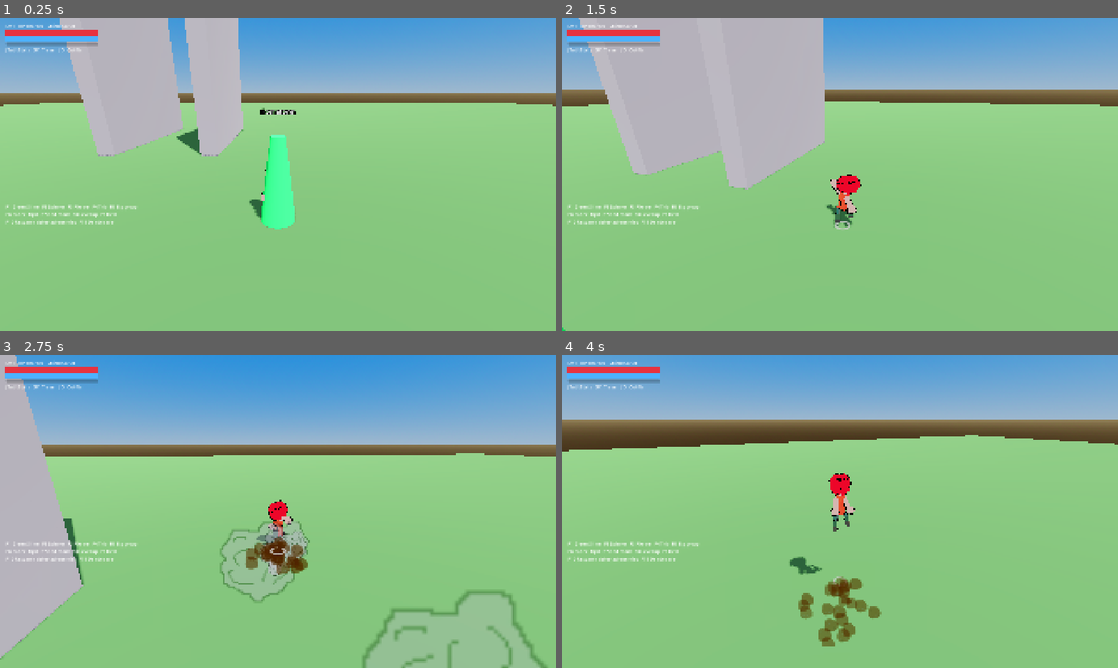
Above: before the commit, frames 1-4 (two rows, left to right).
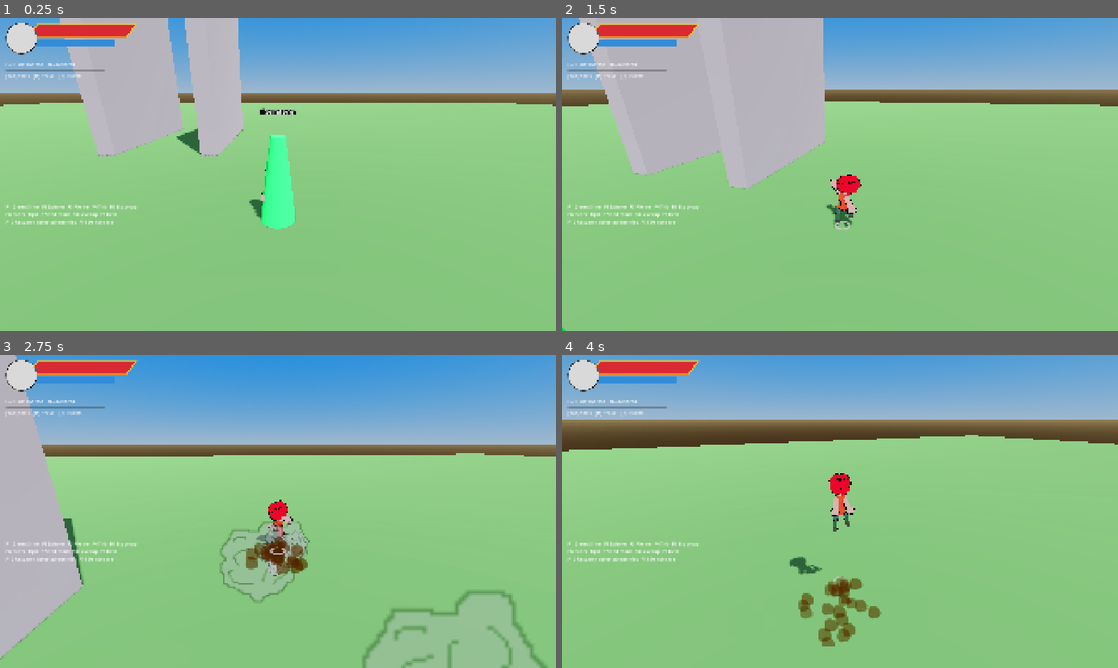
Above: after the commit, the same moments.

Repository: doggoanim/Krits
Game: Godot game, scene res://main.tscn
The game is run twice, just before and just after one commit, with the same random seed, the same clock (stepped at 60 frames per second) and the same inputs.
Inputs (mouse positions are in pixels of both pictures, inside the frame that each line leads up to):
- Up to frame 1 (0.25 s): no input
- Up to frame 2 (1.5 s): tap Enter at 0.5 s; move the mouse to (867, 174) at 0.52 s; hold Ctrl (crouch_pound) 0.53-1.28 s; hold W (move_forward) from 0.53 s (still down); tap Space (jump) at 0.77 s; move the mouse to (812, 174) at 1.27 s; tap E (interact) at 1.35 s
- Up to frame 3 (2.75 s): keep holding W (move_forward); tap Space (jump) at 1.52 s; move the mouse to (289, 505) at 2.02 s; hold Shift (roll_dive) from 2.03 s (still down)
- Up to frame 4 (4 s): keep holding W (move_forward); move the mouse to (834, 517) at 2.77 s; release Shift (roll_dive) at 2.78 s; tap Ctrl (crouch_pound) at 2.85 s; tap Space (jump) at 3.02, 3.77 s; move the mouse to (878, 514) at 3.52 s; tap E (interact) at 3.6 s

The runs differ from the first frame. In frame 1, 1.8% of the frame differs, in the area x 0-25%, y 1-20%; in frame 2, 1.7%; in frame 3, 1.7%; in frame 4, 1.8%.

Commit message:
Rebuild HUD meter cluster to match the stylized HP/shield/stamina design
Adds two small reusable drawing widgets under ui/widgets/: SlantedBar (a
parallelogram or, with skew=0, a plain rectangle meter that can render as
a solid fill or an outline-only frame) and PortraitSlot (a placeholder
circular portrait). The HUD now layers these into the reference layout:
a grey portrait circle capping a slanted red HP bar, a yellow outline
around it standing in for shield (it shares the HP bar's rect/skew, so
it visually burns down from the right as shield drains), and a plain
rectangular blue bar below for stamina (unused for now, reserved for
future abilities). Level/XP/hint/combo stay plain Godot controls for a
later pass, per scope.

Co-Authored-By: Claude Sonnet 5 <noreply@anthropic.com>
Claude-Session: https://claude.ai/code/session_01TYpdm1jACUqsWG6yyTxbgm

Diff:
--- a/ui/hud.gd
+++ b/ui/hud.gd
@@ -1,27 +1,97 @@
 class_name Hud
 extends Control
-## Health / shield / XP bars, level and combo counter.
+## Player meter cluster (portrait, HP, shield frame, stamina — custom-drawn,
+## see ui/widgets/) plus level, XP, the control hint and the combo counter,
+## which stay plain Godot controls until a later design pass.
 
-var _hp: ProgressBar
-var _shield: ProgressBar
+## -- Meter cluster layout -------------------------------------------------
+const PORTRAIT_POS := Vector2(20.0, 16.0)
+const PORTRAIT_SIZE := 108.0
+
+const BAR_SKEW := 34.0           ## horizontal lean shared by the HP bar and its shield frame
+const HP_POS := Vector2(96.0, 22.0)   ## overlaps the portrait's right half, like the reference
+const HP_SIZE := Vector2(340.0, 46.0)
+const SHIELD_OUTLINE_WIDTH := 4.0
+
+const STAMINA_POS := Vector2(96.0, 72.0)
+const STAMINA_SIZE := Vector2(300.0, 26.0)
+
+const TRACK_COLOR := Color(0.12, 0.12, 0.14, 0.85)
+const HP_COLOR := Color(0.85, 0.16, 0.2)
+const SHIELD_COLOR := Color(0.95, 0.78, 0.15)
+const STAMINA_COLOR := Color(0.2, 0.55, 0.85)
+
+const READOUT_POS := Vector2(20.0, 150.0)
+const READOUT_WIDTH := 340.0
+
+var _hp_fill: SlantedBar
+var _shield_outline: SlantedBar
+var _stamina_fill: SlantedBar
+
+var _level: Label
 var _xp: ProgressBar
-var _level: Label
+var _hint: Label
 var _combo: Label
-var _hint: Label
 
 func _ready() -> void:
 	set_anchors_preset(Control.PRESET_FULL_RECT)
 	mouse_filter = Control.MOUSE_FILTER_IGNORE
+
+	_build_meter_cluster()
+	_build_legacy_readout()
+
+	Events.player_damaged.connect(func(_a, _b): _refresh())
+	Events.stats_changed.connect(_refresh)
+	Events.combo_changed.connect(_on_combo)
+	_refresh()
+
+func _process(_delta: float) -> void:
+	_refresh()   # shield recharges every frame
+
+## Builds the stylized HP/shield/stamina cluster. Each meter is a stack of
+## SlantedBar instances sharing one rect: a static full-width track behind,
+## then the live value on top — the shield frame is a third layer, outline
+## only, sharing the HP bar's rect/skew so it reads as a frame around it.
+func _build_meter_cluster() -> void:
+	_make_bar(HP_POS, HP_SIZE, BAR_SKEW, TRACK_COLOR)
+	_hp_fill = _make_bar(HP_POS, HP_SIZE, BAR_SKEW, HP_COLOR)
+	_shield_outline = _make_bar(HP_POS, HP_SIZE, BAR_SKEW, SHIELD_COLOR)
+	_shield_outline.outline_only = true
+	_shield_outline.outline_width = SHIELD_OUTLINE_WIDTH
+
+	_make_bar(STAMINA_POS, STAMINA_SIZE, 0.0, TRACK_COLOR)
+	_stamina_fill = _make_bar(STAMINA_POS, STAMINA_SIZE, 0.0, STAMINA_COLOR)
+
+	# Drawn last so the circle sits on top, capping the bars' left ends the
+	# way the reference shows them emerging from behind the portrait.
+	var portrait := PortraitSlot.new()
+	portrait.position = PORTRAIT_POS
+	portrait.size = Vector2.ONE * PORTRAIT_SIZE
+	add_child(portrait)
+
+func _make_bar(pos: Vector2, sz: Vector2, skew: float, color: Color) -> SlantedBar:
+	var b := SlantedBar.new()
+	b.position = pos
+	b.size = sz
+	b.skew = skew
+	b.fill_color = color
+	add_child(b)
+	return b
+
+func _build_legacy_readout() -> void:
 	var box := VBoxContainer.new()
-	box.position = Vector2(20, 16)
-	box.custom_minimum_size = Vector2(320, 0)
+	box.position = READOUT_POS
+	box.custom_minimum_size = Vector2(READOUT_WIDTH, 0.0)
 	add_child(box)
 	_level = Label.new()
 	box.add_child(_level)
-	_hp = _bar(box, Color(0.9, 0.2, 0.25))
-	_shield = _bar(box, Color(0.3, 0.7, 1.0))
-	_xp = _bar(box, Color(0.9, 0.8, 0.2))
-	_xp.custom_minimum_size.y = 8
+	_xp = ProgressBar.new()
+	_xp.show_percentage = false
+	_xp.custom_minimum_size = Vector2(READOUT_WIDTH, 8.0)
+	var xp_fill := StyleBoxFlat.new()
+	xp_fill.bg_color = Color(0.9, 0.8, 0.2)
+	_xp.add_theme_stylebox_override("fill", xp_fill)
+	box.add_child(_xp)
 	_hint = Label.new()
 	box.add_child(_hint)
 
@@ -31,30 +101,17 @@
 	_combo.position = Vector2(-60, 40)
 	add_child(_combo)
 
-	Events.player_damaged.connect(func(_a, _b): _refresh())
-	Events.stats_changed.connect(_refresh)
-	Events.combo_changed.connect(_on_combo)
-	_refresh()
-
-func _bar(parent: Node, col: Color) -> ProgressBar:
-	var b := ProgressBar.new()
-	b.show_percentage = false
-	b.custom_minimum_size = Vector2(320, 18)
-	var fill := StyleBoxFlat.new()
-	fill.bg_color = col
-	b.add_theme_stylebox_override("fill", fill)
-	parent.add_child(b)
-	return b
-
-func _process(_delta: float) -> void:
-	_refresh()   # shield recharges every frame
-
 func _refresh() -> void:
 	var s := Game.stats
-	_hp.max_value = s.max_hp()
-	_hp.value = s.hp
-	_shield.max_value = s.max_shield()
-	_shield.value = s.shield
+	_hp_fill.max_value = s.max_hp()
+	_hp_fill.value = s.hp
+	_shield_outline.max_value = s.max_shield()
+	_shield_outline.value = s.shield
+	# Stamina has no gameplay source yet (reserved for future abilities) —
+	# shown full until something drains it.
+	_stamina_fill.max_value = 1.0
+	_stamina_fill.value = 1.0
+
 	_xp.max_value = s.xp_to_next()
 	_xp.value = s.xp
 	_level.text = "Lv %d   HP %d/%d   Shield %d/%d" % [s.level, s.hp, s.max_hp(), s.shield, s.max_shield()]
--- /dev/null
+++ b/ui/widgets/portrait_slot.gd
@@ -0,0 +1,18 @@
+class_name PortraitSlot
+extends Control
+## Placeholder circular portrait at the left end of the HP/Stamina cluster.
+## Drawn as a plain grey disc for now; swap in real art later by adding a
+## TextureRect child sized to `size` (CenterContainer + a circular viewport
+## mask, say), or by extending _draw() to blit a portrait texture instead of
+## the flat color.
+
+@export var fill_color := Color(0.85, 0.85, 0.85)
+@export var outline_color := Color(0.1, 0.1, 0.1)
+@export var outline_width := 2.0
+
+func _draw() -> void:
+	var r := size.x * 0.5
+	var center := size * 0.5
+	draw_circle(center, r, fill_color)
+	if outline_width > 0.0:
+		draw_arc(center, r - outline_width * 0.5, 0.0, TAU, 48, outline_color, outline_width, true)
--- /dev/null
+++ b/ui/widgets/slanted_bar.gd
@@ -0,0 +1,52 @@
+class_name SlantedBar
+extends Control
+## A parallelogram-shaped meter: the top edge is horizontally offset from the
+## bottom edge by `skew` pixels, so `skew = 0.0` draws a plain rectangle (used
+## for the Stamina bar) and `skew > 0.0` gives the slanted look used for the
+## HP bar and its shield frame.
+##
+## Two draw modes, picked per instance so several of these can be stacked on
+## the same rect to build a layered meter (see Hud._build_meter_cluster):
+##   - solid fill (outline_only = false): a colored polygon sized to `value`,
+##     used for the HP/Stamina track (background) and fill (foreground).
+##   - outline only (outline_only = true): just the border, used for the
+##     shield frame. It shares the HP bar's rect and skew, so as shield drains
+##     its right edge draws inward — the border "burns down" from right to
+##     left rather than fading out.
+
+@export var skew := 0.0
+@export var fill_color := Color.WHITE
+@export var outline_only := false
+@export var outline_width := 3.0
+
+var max_value := 1.0:
+	set(v):
+		max_value = maxf(v, 0.0)
+		queue_redraw()
+
+var value := 1.0:
+	set(v):
+		value = clampf(v, 0.0, max_value)
+		queue_redraw()
+
+func _draw() -> void:
+	if max_value <= 0.0 or value <= 0.0:
+		return
+	var frac := value / max_value
+	var w := size.x * frac
+	var h := size.y
+	# Top edge spans [skew, skew + w], bottom edge spans [0, w]: both edges
+	# keep the same width (and so the same skew angle) as the bar drains,
+	# it's just a narrower copy of the full shape rather than a crop of it.
+	var points := PackedVector2Array([
+		Vector2(skew, 0.0),
+		Vector2(skew + w, 0.0),
+		Vector2(w, h),
+		Vector2(0.0, h),
+	])
+	if outline_only:
+		draw_polyline(
+			PackedVector2Array([points[0], points[1], points[2], points[3], points[0]]),
+			fill_color, outline_width, true)
+	else:
+		draw_colored_polygon(points, fill_color)
